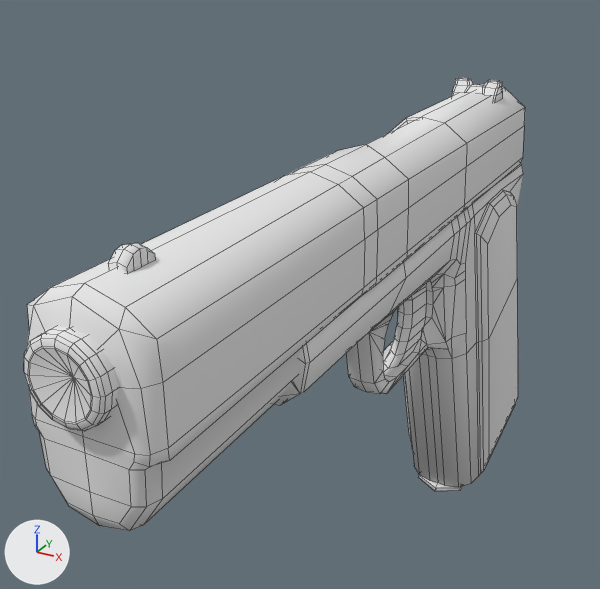
The OBJ model Modern Survival/Assets/Models/m1911.obj, before and after one commit.
Camera for both pictures: a 50 mm camera at (0.088, -0.289, 0.144) aimed at (-0.028, -0.078, 0.038). Lighting does not change. The marker at lower left points along +X, +Y and +Z. Mesh edges are drawn as thin lines. Where no turn or scale is listed for an object, it has been applied to the vertices.

In view in the first picture: 'm1911_m1911_mesh'.
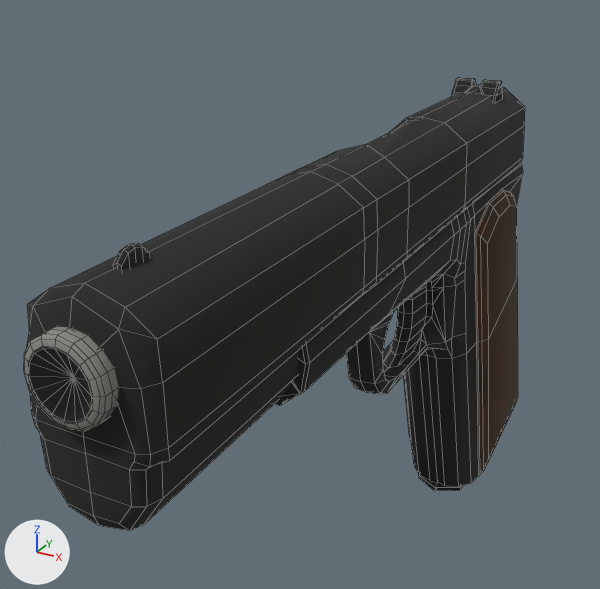
The newer file is also rescaled (x0.926) as a whole; pictures and numbers use the older file's frame.

Pixel boxes (x1, y1, x2, y2) of what changed, in the pictures (600 x 589 px):
'm1911_m1911_mesh', surface changed (grey to black)
    both: (24, 77, 525, 531)

The change, as a list of edits to the scene's bpy script:
```text
Add img_1911_tex_tif:
    img_1911_tex_tif = load_image('1911_tex.tif', '../Textures/1911_tex.tif', 2048, 2048, 'sRGB')
Change mat_none:
    remove mat_none.base_color = (0.8, 0.8, 0.8)  # white #e7e7e7
    add mat_none.texture = img_1911_tex_tif
Change mat_none_none:
    remove mat_none_none.base_color = (0.8, 0.8, 0.8)  # white #e7e7e7
    add mat_none_none.texture = img_1911_tex_tif
```
